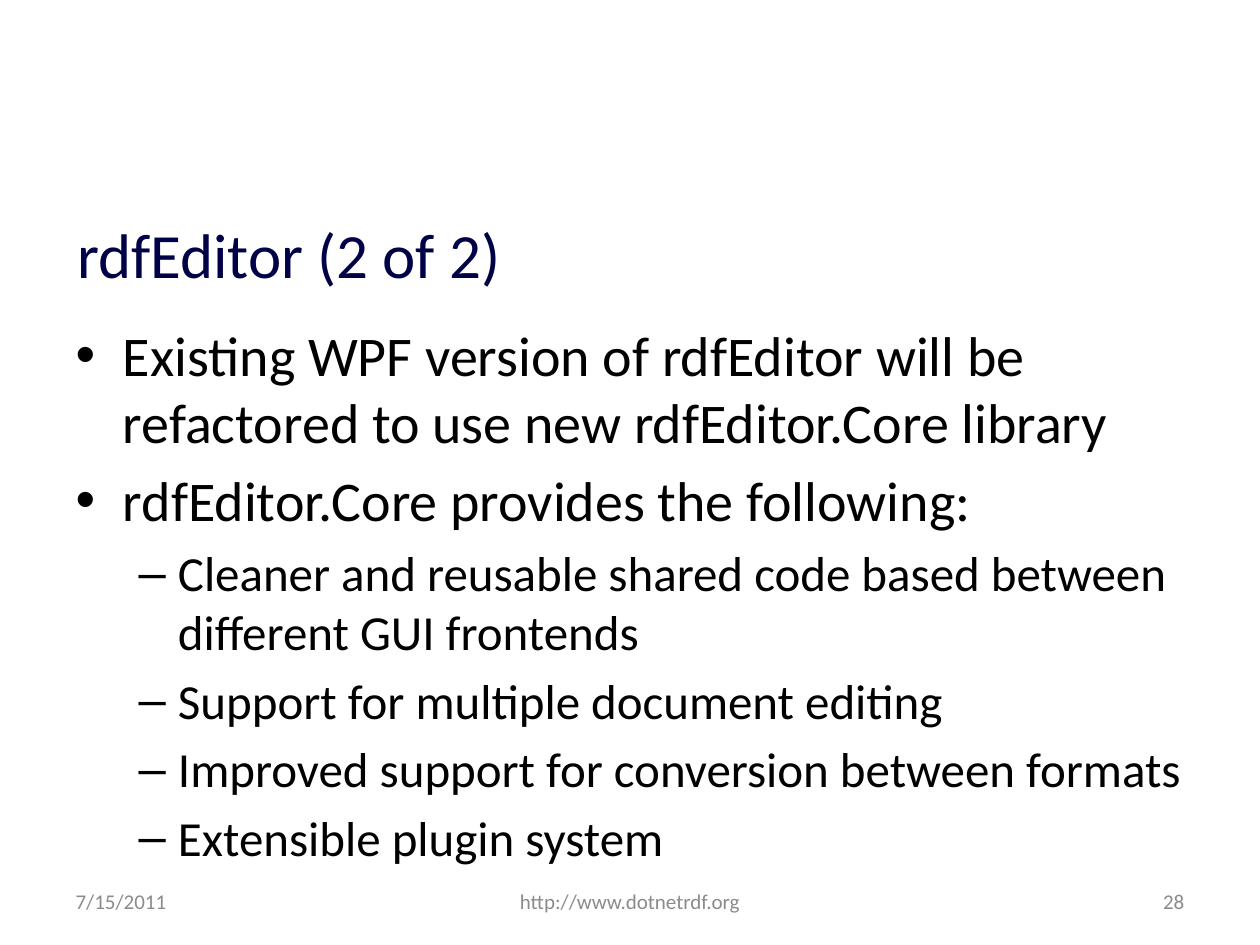
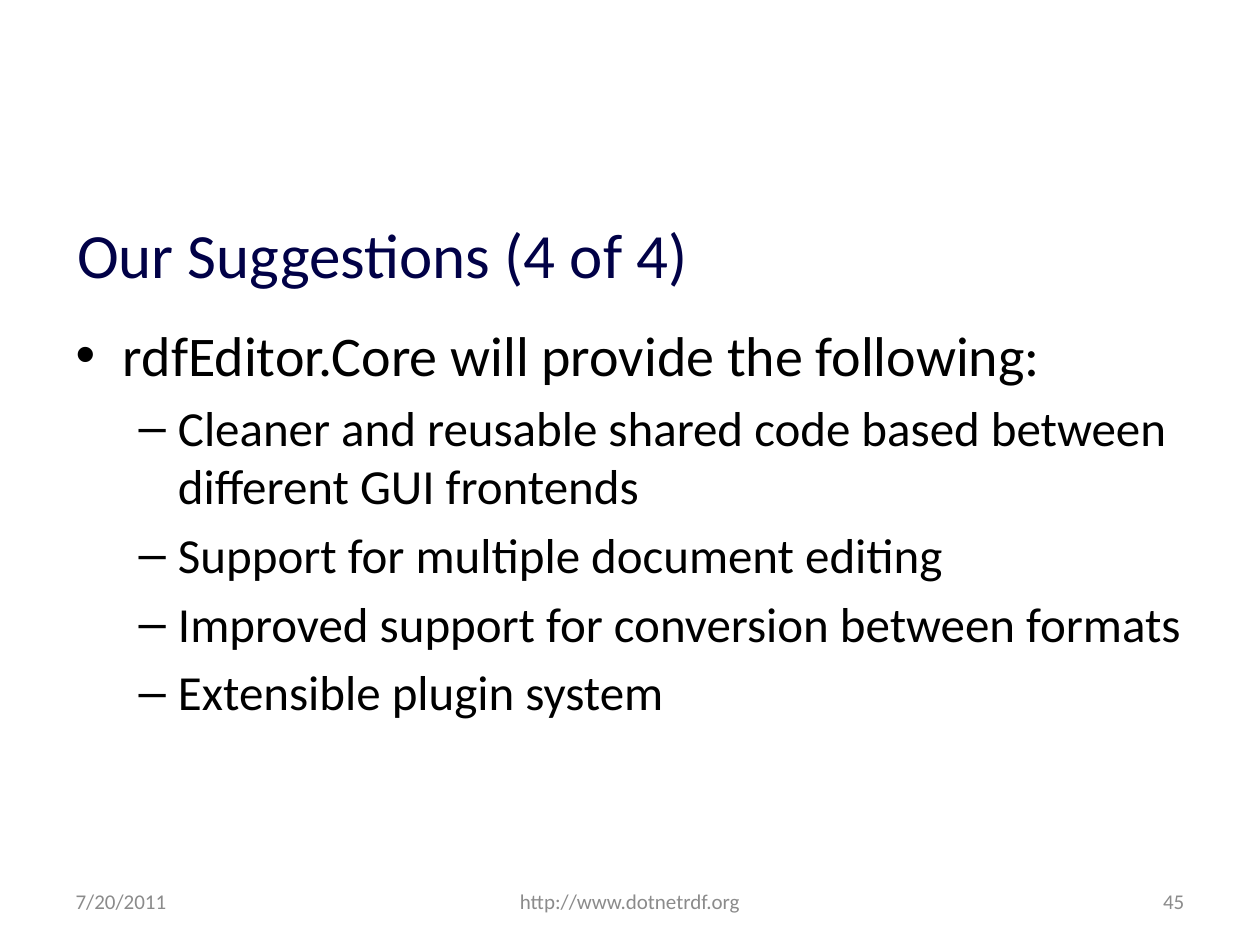
Before and after one commit to JohnGoldsmith/dotnetrdf-wiki, a slide deck: slide 45 of Slides/Roadmap.pptx (slide 28 before the commit). Drawn at 1260x945 pixels with LibreOffice and Linux fonts; fonts in the diff are those of the drawing; background and template pictures are left out. Boxes give left, top, right and bottom in pixels: in the first picture for what was removed or moved away, otherwise in the second. Text is boxed around its words. In the diff, an @@ line names an element or a change of style, - is before the commit and + after.

```diff
--- a/Slides/Roadmap.pptx
+++ b/Slides/Roadmap.pptx
@@ title at (77,232,688,289): text changed @@
-rdfEditor (2 of 2)
+Our Suggestions (4 of 4)
@@ text at (123,337,1040,386): text changed @@
-• Existing WPF version of rdfEditor will be refactored to use new rdfEditor.Core library
-• rdfEditor.Core provides the following:
+• rdfEditor.Core will provide the following:
@@ text at (76,894,167,910): text changed @@
-7/15/2011
+7/20/2011
@@ page number at (1163,895,1184,909): text changed @@
-28
+45
```
Also in this commit, not shown: 46 other slides changed, 1 slide added.
